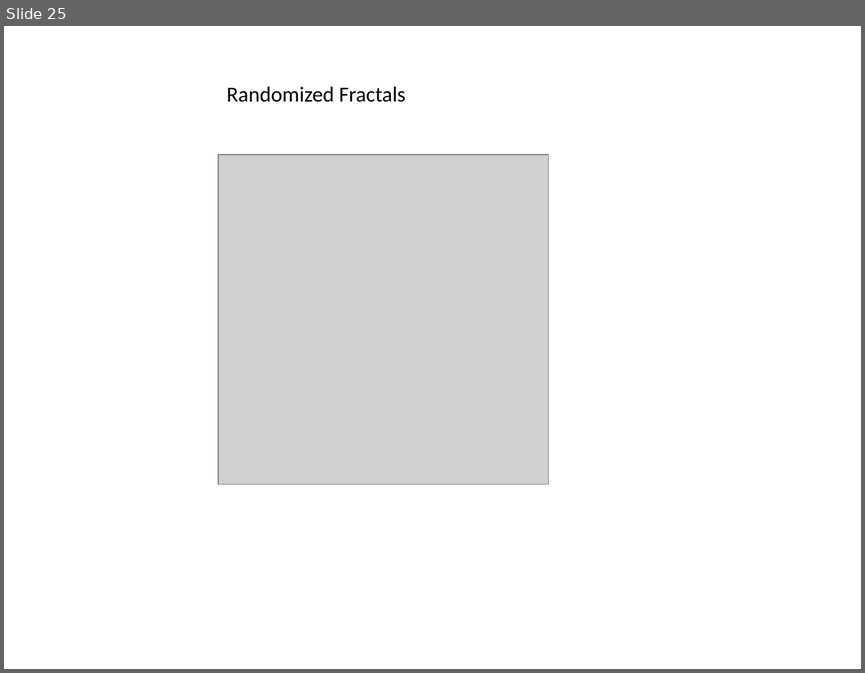
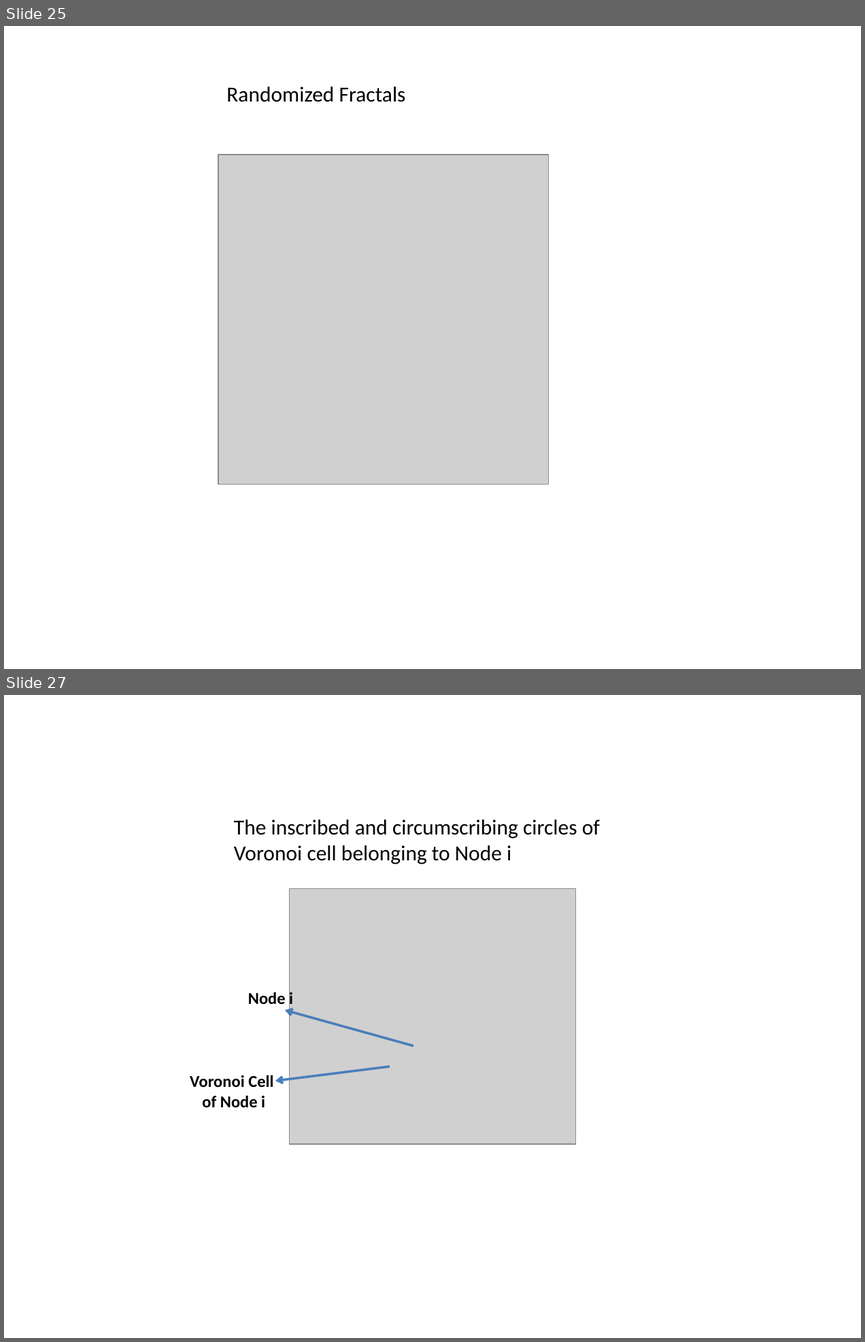
Before and after one commit to kadir4172/formation_control, a slide deck: Tez Çizimleri.pptx. Shown one above the other, each under a label of ours: slide 25 before the commit, slides 25 and 27 after it; the slides between them are not shown. The pictures are 865x673 and 865x1342 pixels, drawn with LibreOffice and Linux fonts; fonts in the diff are those of the drawing; grey boxes stand for pictures. Boxes give left, top, right and bottom in pixels: in the first picture for what was removed or moved away, otherwise in the second. Text is boxed around its words. In the diff, an @@ line names an element or a change of style, - is before the commit and + after.

```diff
--- a/Tez Çizimleri.pptx
+++ b/Tez Çizimleri.pptx
@@ slide 27 added at bbox=[4, 695, 861, 1338], background #FFFFFF @@
@@ text added at bbox=[234, 819, 600, 864], 18 pt, text #000000 @@
+The inscribed and circumscribing circles of Voronoi cell belonging to Node i
@@ picture added at bbox=[290, 889, 575, 1144] @@
@@ text added at bbox=[248, 990, 293, 1008], 14 pt, text #000000, bold @@
+Node i
@@ arrow added from (413, 1045) to (285, 1011), #4B7EBC 2 pt @@
@@ text added at bbox=[190, 1074, 273, 1108], 14 pt, text #000000, bold @@
+Voronoi Cell
+of Node i
@@ arrow added from (390, 1066) to (275, 1081), #4B7EBC 2 pt @@
```
Also in this commit, not shown: 1 other slide added, 2 other files.
